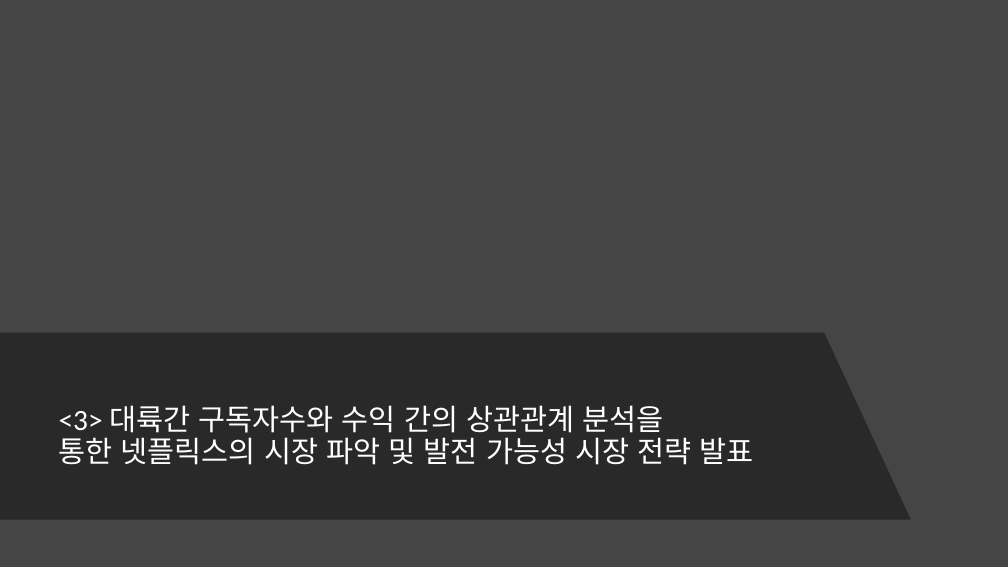
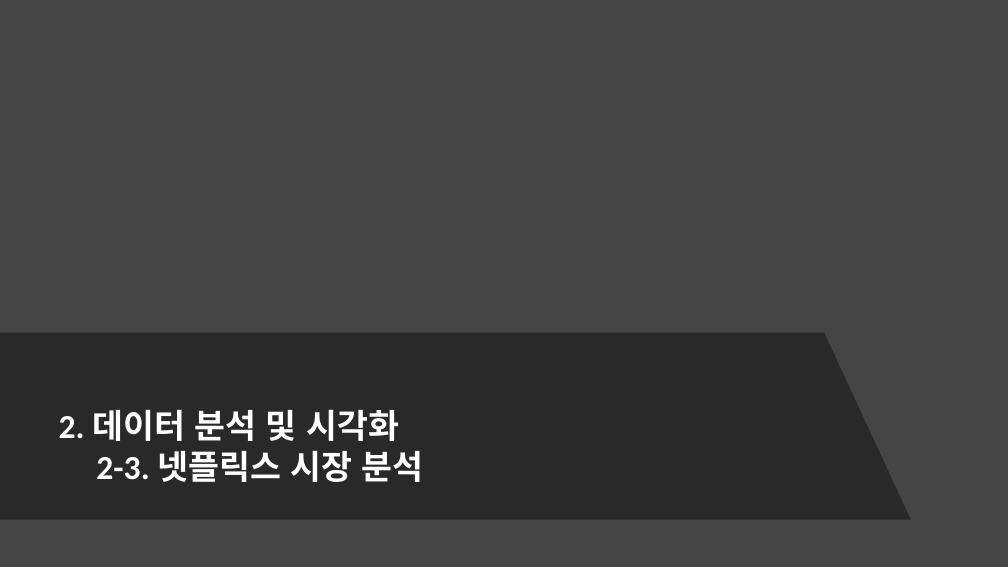
Before and after one commit to kim-seo-hyun/datathon, a slide deck: slide 13 of weddingpeach_speech_finish.pptx (slide 17 before the commit). Drawn at 1008x567 pixels with LibreOffice and Linux fonts; fonts in the diff are those of the drawing; background and template pictures are left out. Boxes give left, top, right and bottom in pixels: in the first picture for what was removed or moved away, otherwise in the second. Text is boxed around its words. In the diff, an @@ line names an element or a change of style, - is before the commit and + after.

```diff
--- a/weddingpeach_speech_finish.pptx
+++ b/weddingpeach_speech_finish.pptx
@@ text at [59,409,424,482]: text changed; size 28 to 32 pt; bold on @@
-<3> 대륙간 구독자수와 수익 간의 상관관계 분석을 통한 넷플릭스의 시장 파악 및 발전 가능성 시장 전략 발표
+2. 데이터 분석 및 시각화
+  2-3. 넷플릭스 시장 분석
```
Also in this commit, not shown: 4 other slides changed, 14 slides added, 20 slides removed.
